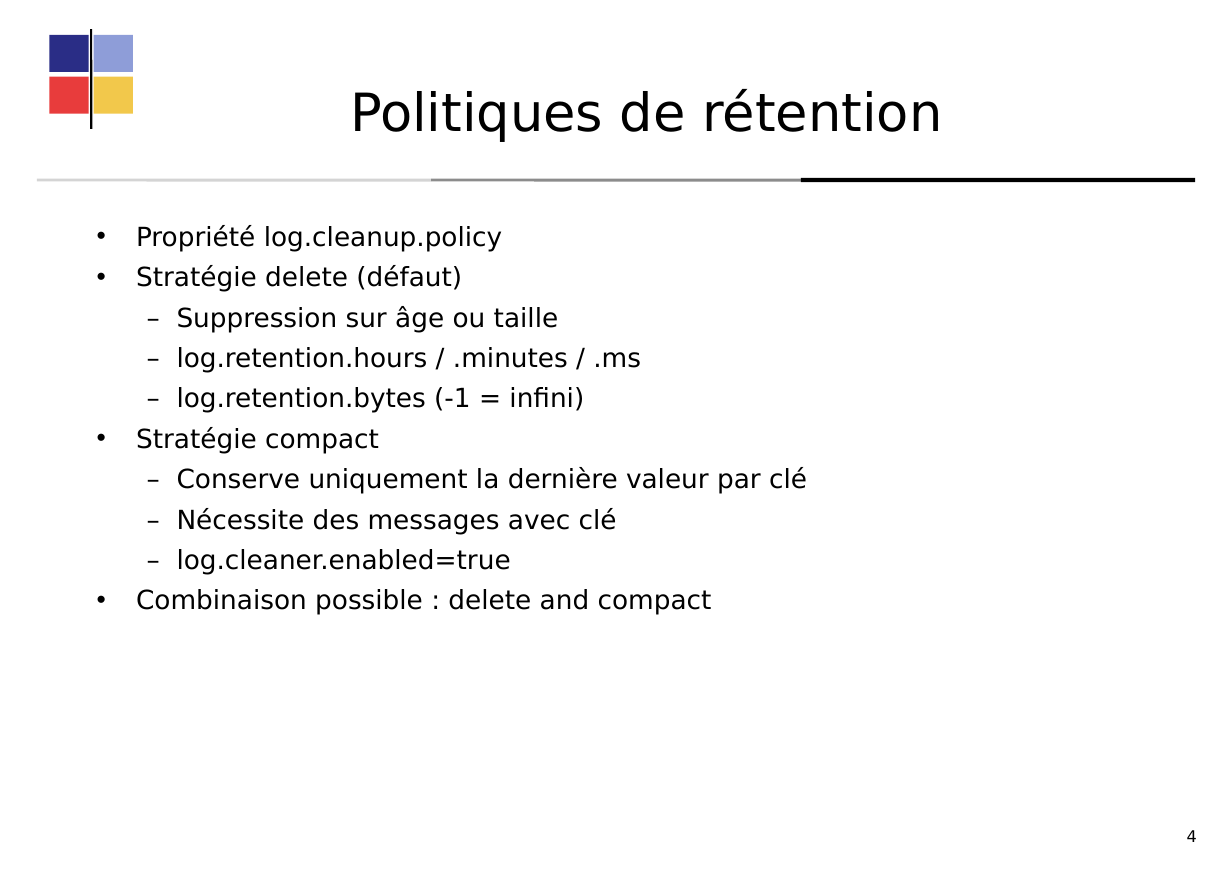
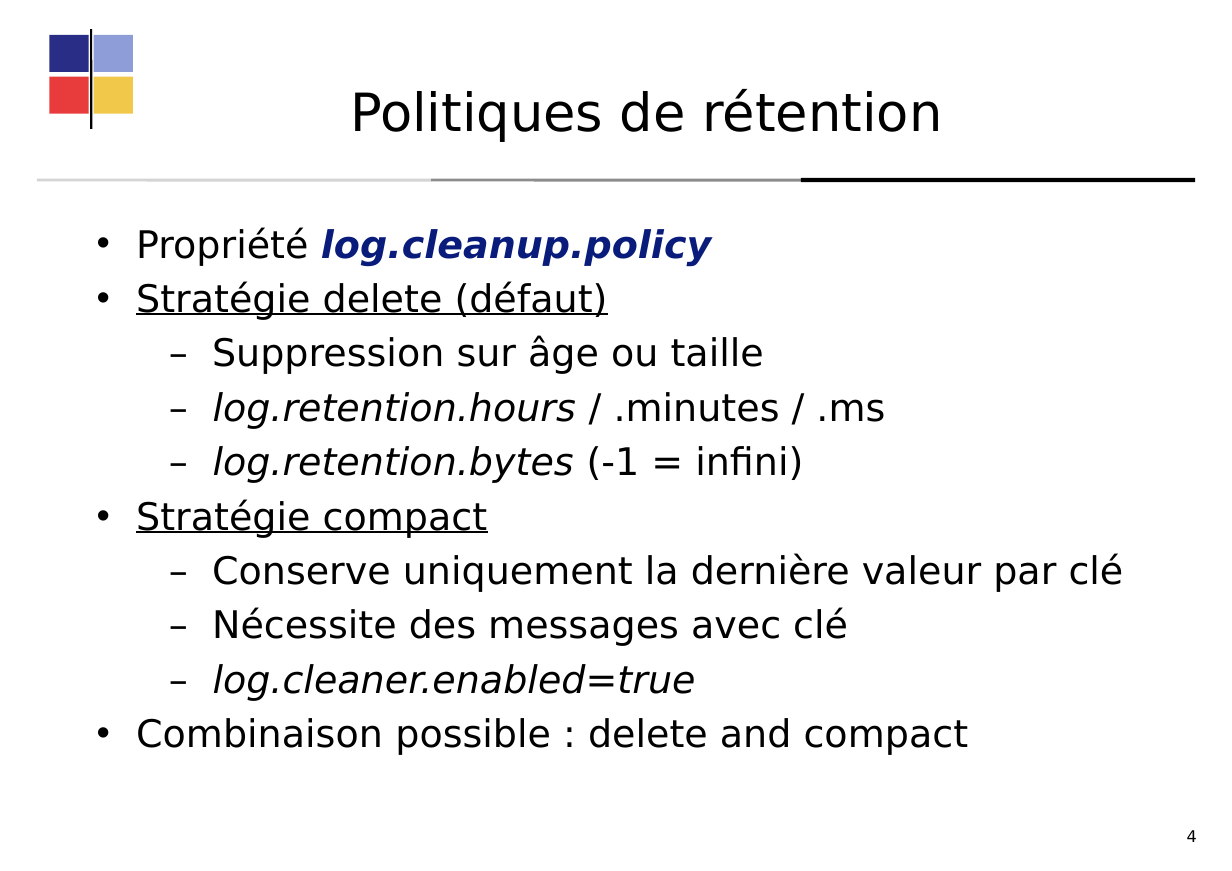
Before and after one commit to dthibau/kafka, a slide deck: slide 200 of KafkaAdmin.odp. Drawn at 1232x871 pixels with LibreOffice and Linux fonts; fonts in the diff are those of the drawing. Boxes give left, top, right and bottom in pixels: in the first picture for what was removed or moved away, otherwise in the second. Text is boxed around its words. In the diff, an @@ line names an element or a change of style, - is before the commit and + after.

```diff
--- a/KafkaAdmin.odp
+++ b/KafkaAdmin.odp
@@ text "Propriété log.cleanup.policy" at (x1=136, y1=227, x2=1124, y2=755): size 18 to 26 pt; text colour #000000 to #091C7B, bold on in "log.cleanup.policy"; italic on in "log.cleanup.policy", "log.retention.hours", "log.retention.bytes", "log.cleaner.enabled=true"; underline on in "Stratégie delete (défaut)", "Stratégie compact" @@
```
Also in this commit, not shown: 29 other slides changed, 9 slides added, 3 slides removed, 1 other file.
